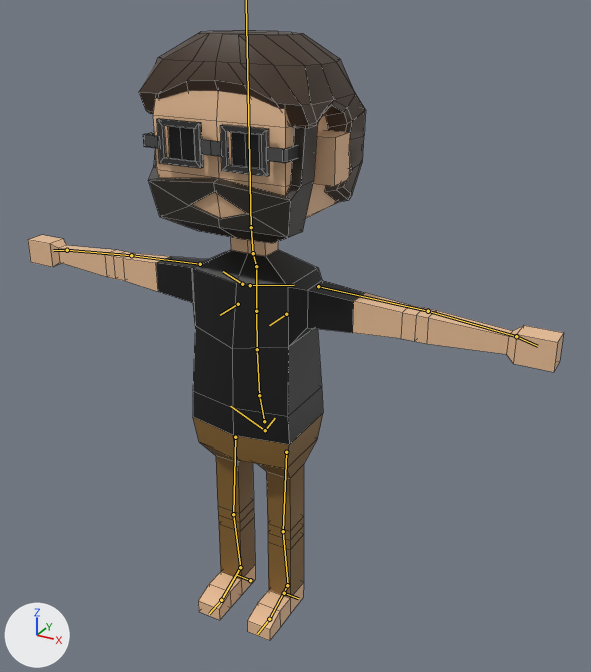
The Blender file Art/Monkey Noise Guys/James.blend: old version first, new version second.
Rendered twice from a 50 mm lens placed at (1.0, -1.616, 1.65), pointed at (0.131, -0.034, 0.859). The axes (+X, +Y, +Z) are drawn at lower left. The lights are the same throughout. The bones that bend it are drawn over the model as lines. Mesh edges are drawn as thin lines.

Names of what the first picture shows: 'Julz'.
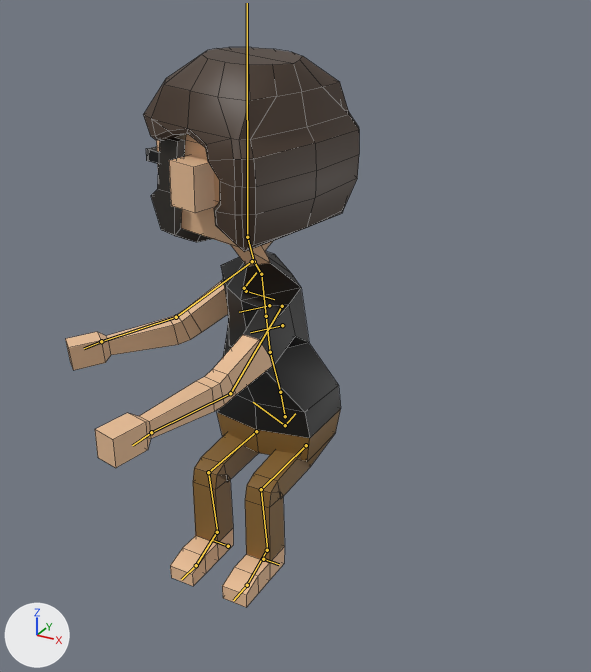
The newer file adds an action. The first version stands in its rest pose; the second is drawn at frame 15 of the action 'Look'.

The edits, one by one:
Bone 'spine' (bone_spine) moves from (0.0, 0.0, 0.0) to (0.0, -0.065, -0.097).
Bone 'spine.001' (bone_spine_001) turns from (0, 0, 0) to (11, -17, 1) degrees about its own x, y and z.
Bone 'spine.002' (bone_spine_002) turns from (0, 0, 0) to (-6, -28, 5) degrees about its own x, y and z.
Bone 'Head' (bone_head) turns from (0, 0, 0) to (-13, -54, 6) degrees about its own x, y and z.
Bone 'upper_arm.L' (bone_upper_arm_l) turns from (0, 0, 0) to (54, 17, -3) degrees about its own x, y and z.
Bone 'forearm.L' (bone_forearm_l) turns from (0, 0, 0) to (3, -3, 23) degrees about its own x, y and z.
Bone 'upper_arm.R' (bone_upper_arm_r) turns from (0, 0, 0) to (98, -20, -20) degrees about its own x, y and z.
Bone 'forearm.R' (bone_forearm_r) turns from (0, 0, 0) to (3, -5, -23) degrees about its own x, y and z.
Bone 'IK_Handle_L' (bone_ik_handle_l) moves from (0.0, 0.0, 0.0) to (0.0, -0.11, 0.201).
Bone 'IK_Handle_R' (bone_ik_handle_r) moves from (0.0, 0.0, 0.0) to (0.0, -0.11, 0.201).

What differs and where, as boxes (x1, y1, x2, y2) in the pictures (591 x 672 px):
'Julz', posed (45% narrower, 8% shorter): before (28, 31, 564, 641); after (65, 48, 359, 607)
bone 'spine', root to tip: before (264, 421) to (259, 395); after (285, 416) to (280, 392)
bone 'spine.001', root to tip: before (259, 395) to (257, 349); after (280, 392) to (270, 352)
bone 'spine.002', root to tip: before (257, 349) to (256, 311); after (270, 352) to (266, 316)
bone 'upper_arm.L', root to tip: before (318, 286) to (428, 311); after (282, 306) to (230, 393)
bone 'forearm.L', root to tip: before (428, 311) to (516, 336); after (230, 393) to (151, 432)
bone 'upper_arm.R', root to tip: before (200, 264) to (131, 255); after (252, 261) to (176, 317)
bone 'forearm.R', root to tip: before (131, 255) to (67, 250); after (176, 317) to (101, 341)
